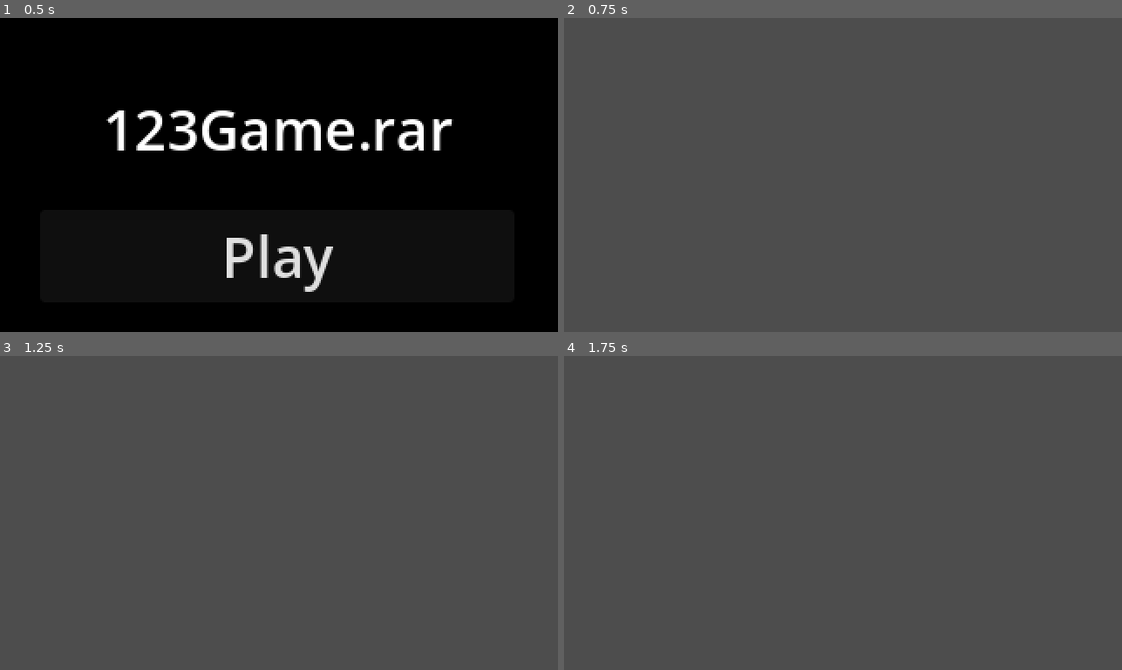
Above: before the commit, frames 1-4 (two rows, left to right).
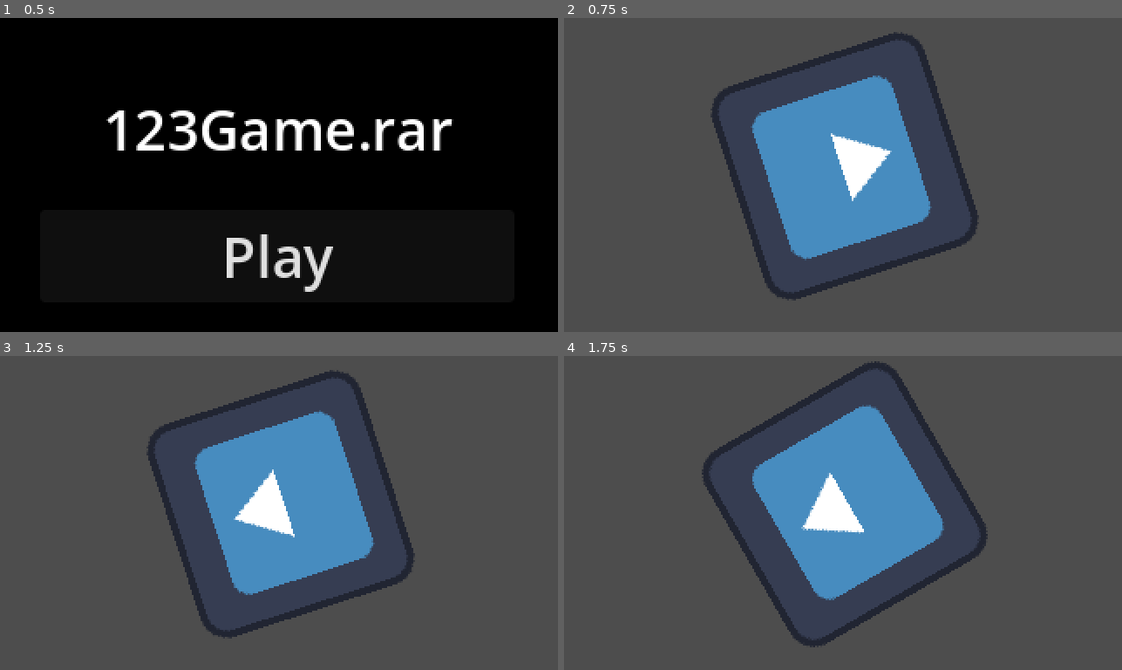
Above: after the commit, the same moments.

Repository: somichev-dev/123gamerar
Game: Godot game, scene res://menu.tscn
Two runs of this game, one before a commit and one after it. Both use one fixed random seed, a clock stepped at 60 frames per second and the inputs below. The project has no main scene, so this scene is started directly. The engine's default icon, where the game draws it, is replaced by a stand-in: a white triangle on a blue panel in a dark square.
Inputs (mouse positions are in pixels of both pictures, inside the frame that each line leads up to):
- Up to frame 1 (0.5 s): no input
- Up to frame 2 (0.75 s): click "Play" at 0.5 s
- Up to frame 3 (1.25 s): no input
- Up to frame 4 (1.75 s): move the mouse to (965, 497) at 1.27 s

Frame 1 is identical in both runs. In frame 2, 16% of the frame differs, in the area x 26-75%, y 4-90%; in frame 3, 16%; in frame 4, 16%, in the area x 24-76%, y 1-93%.

Commit message:
Почистить код

Diff:
--- a/menu.gd
+++ b/menu.gd
@@ -1,16 +1,4 @@
 extends Control
-
-
-# Called when the node enters the scene tree for the first time.
-func _ready() -> void:
-	pass # Replace with function body.
-
-
-# Called every frame. 'delta' is the elapsed time since the previous frame.
-func _process(delta: float) -> void:
-	pass
-
 
 func _on_button_button_down() -> void:
 	get_tree().change_scene_to_file("res://node_2d.tscn")
-	pass # Replace with function body.
--- a/node_2d.gd
+++ b/node_2d.gd
@@ -1,27 +1,11 @@
 extends Node2D
 
-
-# Called when the node enters the scene tree for the first time.
-var rng = RandomNumberGenerator.new()
-func _ready() -> void:
-	for i in 10:
-		var my_random_number = rng.randi_range(1, 100)
-		if my_random_number % 3 == 0:
-			print(my_random_number)
-	$Timer.start()
-	pass # Replace with function body.
-
-
-# Called every frame. 'delta' is the elapsed time since the previous frame.
 func _process(delta: float) -> void:
 	$Sprite2D.rotation_degrees += 360*delta if mouse else -360*delta
-	pass
 
 var mouse
 func _on_area_2d_mouse_entered() -> void:
 	mouse = true
-	pass # Replace with function body.
 
 func _on_area_2d_mouse_exited() -> void:
 	mouse = false
-	pass # Replace with function body.
--- a/node_2d.tscn
+++ b/node_2d.tscn
@@ -10,7 +10,7 @@
 script = ExtResource("1_wtcfe")
 
 [node name="Sprite2D" type="Sprite2D" parent="." unique_id=1482144707]
-position = Vector2(567, 337)
+position = Vector2(161, 85)
 texture = ExtResource("2_0e48y")
 
 [node name="Node2D" type="Node2D" parent="Sprite2D" unique_id=181117964]
